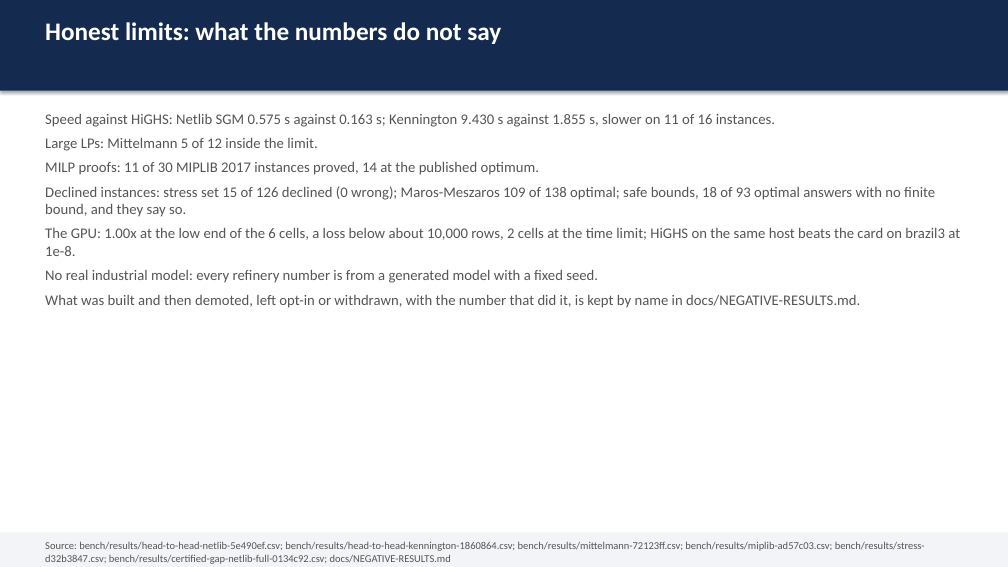
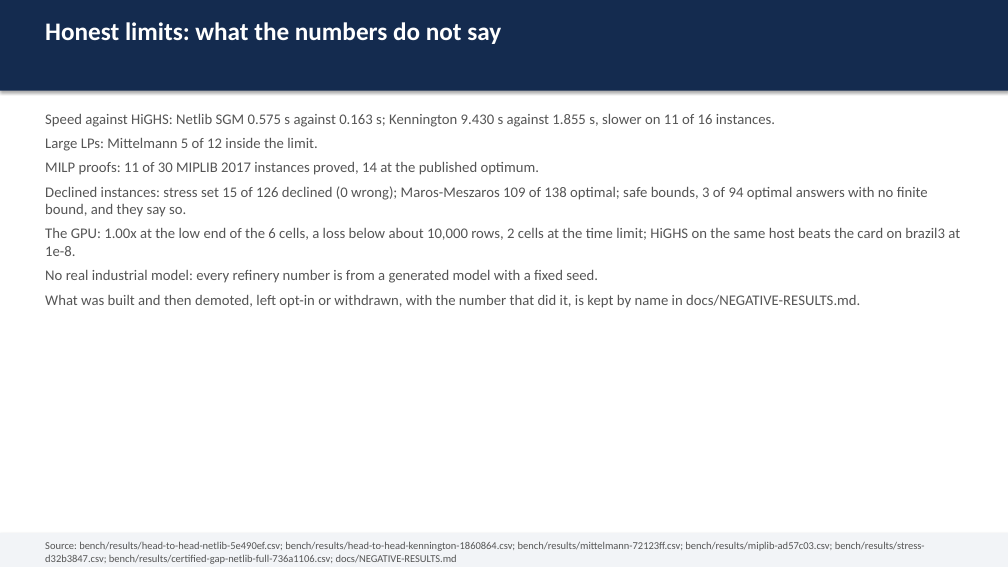
Before and after one commit to Bhumika-1432006/SANKHYA, a slide deck: slide 11 of docs/SANKHYA-deck.pptx. Drawn at 1008x567 pixels with LibreOffice and Linux fonts; fonts in the diff are those of the drawing. Boxes give left, top, right and bottom in pixels: in the first picture for what was removed or moved away, otherwise in the second. Text is boxed around its words. In the diff, an @@ line names an element or a change of style, - is before the commit and + after.

```diff
--- a/docs/SANKHYA-deck.pptx
+++ b/docs/SANKHYA-deck.pptx
@@ text at [45,186,928,217]: text changed @@
-Declined instances: stress set 15 of 126 declined (0 wrong); Maros-Meszaros 109 of 138 optimal; safe bounds, 18 of 93 optimal answers with no finite bound, and they say so.
+Declined instances: stress set 15 of 126 declined (0 wrong); Maros-Meszaros 109 of 138 optimal; safe bounds, 3 of 94 optimal answers with no finite bound, and they say so.
@@ text at [45,541,925,564]: text changed @@
-Source: bench/results/head-to-head-netlib-5e490ef.csv; bench/results/head-to-head-kennington-1860864.csv; bench/results/mittelmann-72123ff.csv; bench/results/miplib-ad57c03.csv; bench/results/stress-d32b3847.csv; bench/results/certified-gap-netlib-full-0134c92.csv; docs/NEGATIVE-RESULTS.md
+Source: bench/results/head-to-head-netlib-5e490ef.csv; bench/results/head-to-head-kennington-1860864.csv; bench/results/mittelmann-72123ff.csv; bench/results/miplib-ad57c03.csv; bench/results/stress-d32b3847.csv; bench/results/certified-gap-netlib-full-736a1106.csv; docs/NEGATIVE-RESULTS.md
```
Also in this commit, not shown: 1 other slide changed, 5 other files.
